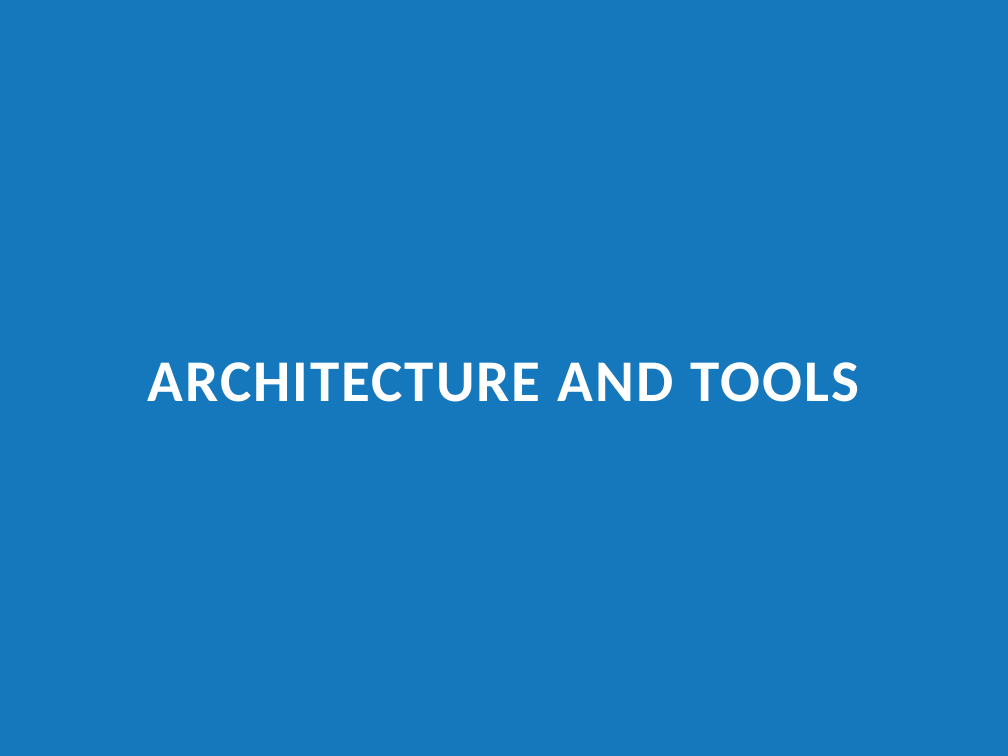
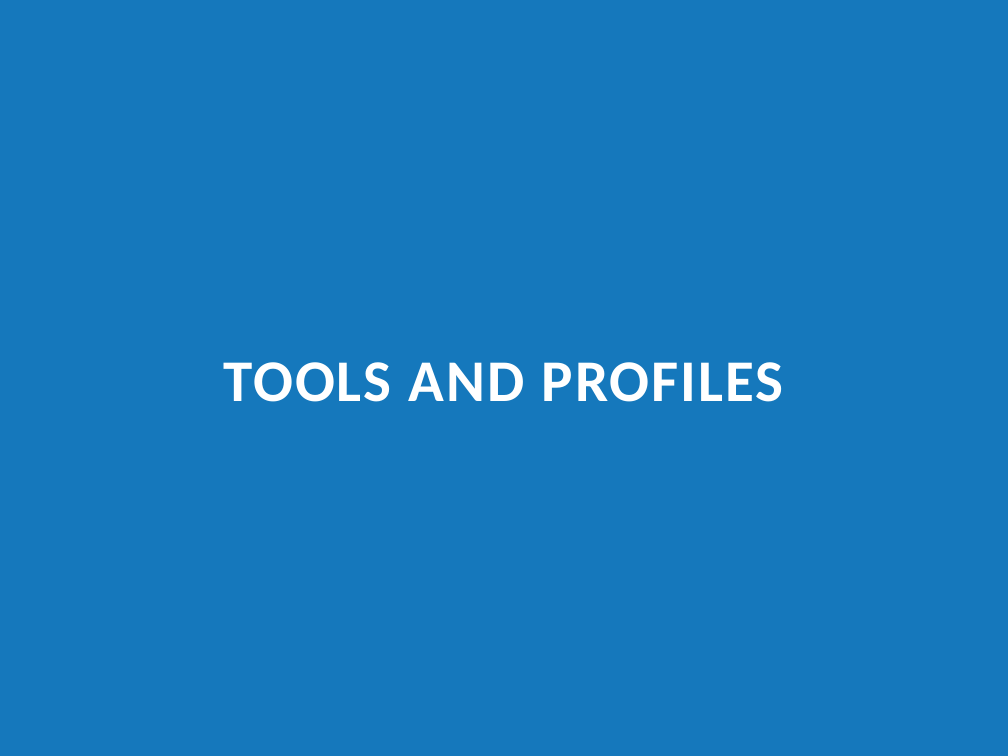
Before and after one commit to jrbirdmanFA/HolyPowerShellBATman, a slide deck: slide 12 of Holy PowerShell, BATman! - Dogfood Edition.pptx (slide 7 before the commit). Drawn at 1008x756 pixels with LibreOffice and Linux fonts; fonts in the diff are those of the drawing. Boxes give left, top, right and bottom in pixels: in the first picture for what was removed or moved away, otherwise in the second. Text is boxed around its words. In the diff, an @@ line names an element or a change of style, - is before the commit and + after.

```diff
--- a/Holy PowerShell, BATman! - Dogfood Edition.pptx
+++ b/Holy PowerShell, BATman! - Dogfood Edition.pptx
@@ title at [224,362,784,402]: text changed @@
-ARCHITECTURE AND TOOLS
+TOOLS AND PROFILES
```
Also in this commit, not shown: 6 other slides changed, 1 slide added.
